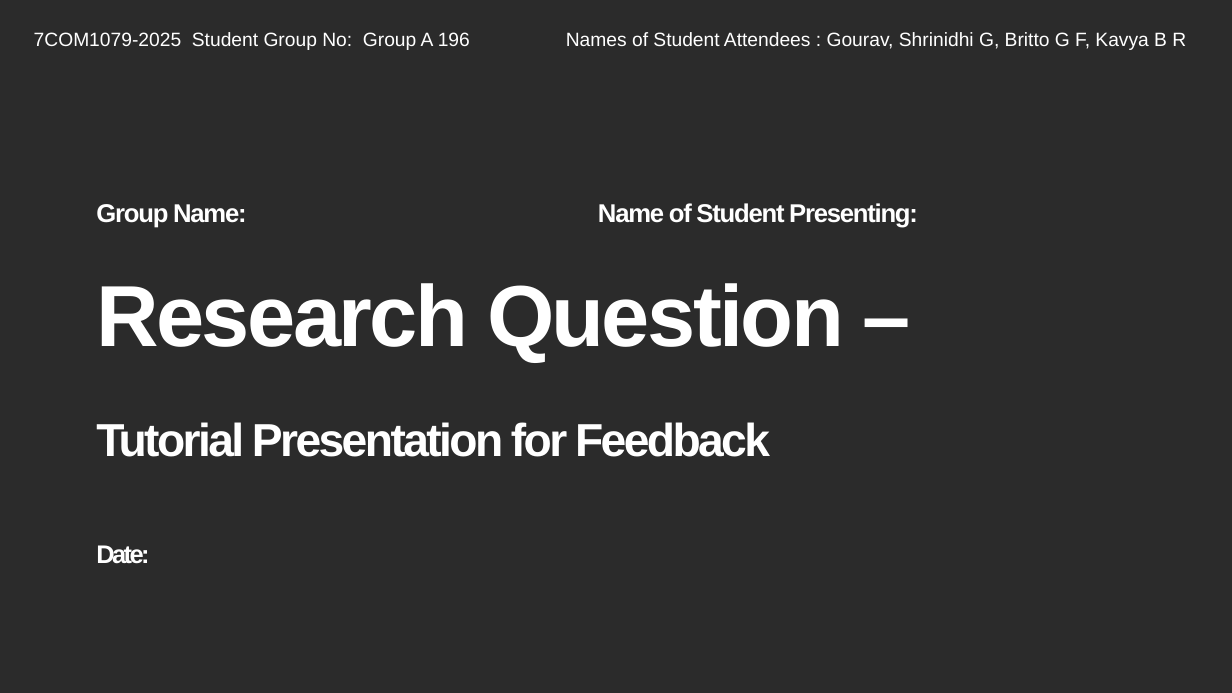
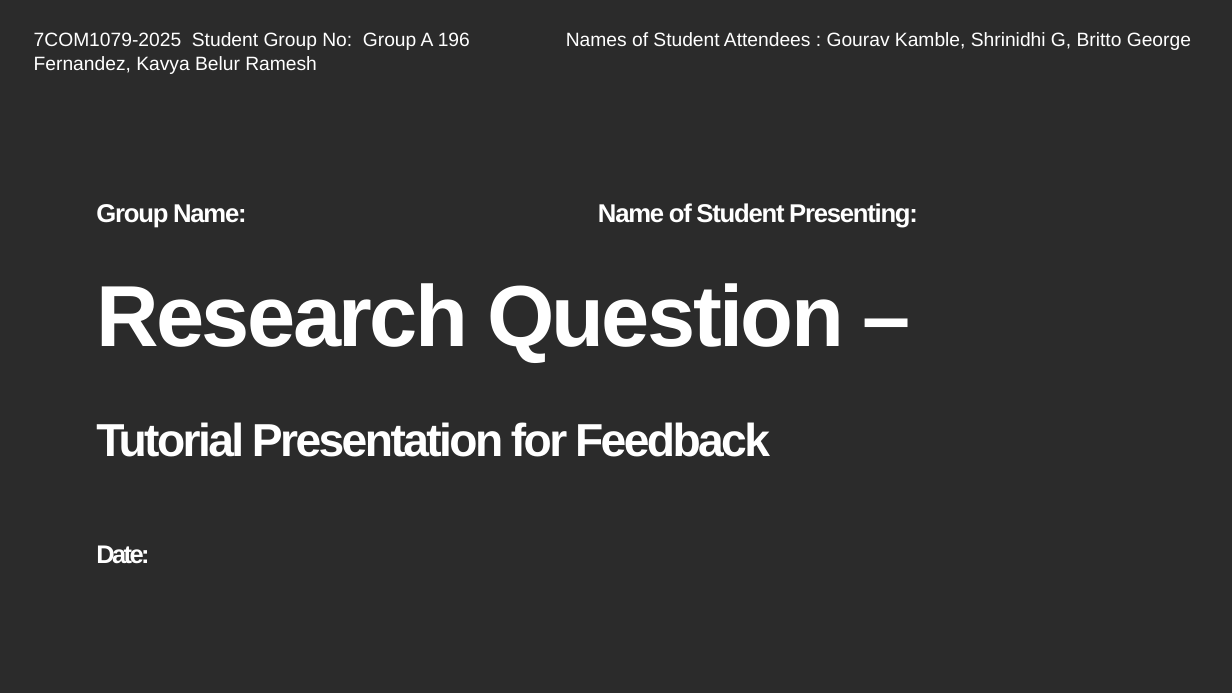
Before and after one commit to sg25acd/7COM1079-Group-A-196, a slide deck: slide 1 of research_question.ppt.pptx. Drawn at 1232x693 pixels with LibreOffice and Linux fonts; fonts in the diff are those of the drawing; background and template pictures are left out; a plain dark background stands for a picture behind light text. Boxes give left, top, right and bottom in pixels: in the first picture for what was removed or moved away, otherwise in the second. Text is boxed around its words. In the diff, an @@ line names an element or a change of style, - is before the commit and + after.

Commit message:
Made changes in slide 1 3 4

```diff
--- a/research_question.ppt.pptx
+++ b/research_question.ppt.pptx
@@ text at box(34, 32, 1191, 50): text changed @@
-7COM1079-2025 Student Group No: Group A 196 Names of Student Attendees : Gourav, Shrinidhi G, Britto G F, Kavya B R
+7COM1079-2025 Student Group No: Group A 196 Names of Student Attendees : Gourav Kamble, Shrinidhi G, Britto George Fernandez, Kavya Belur Ramesh
```
Also in this commit, not shown: 2 other slides changed.
